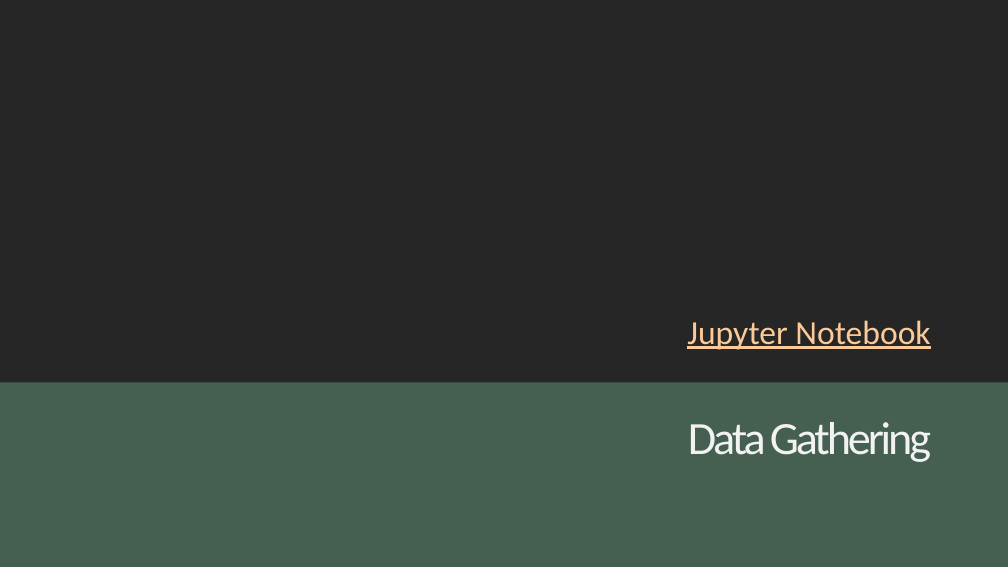
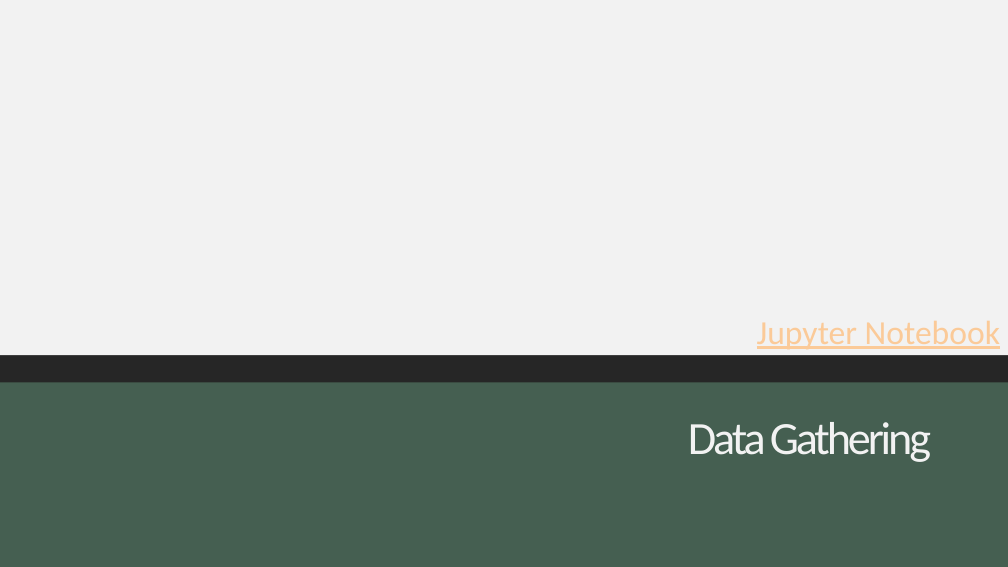
Before and after one commit to ashleighdevito/Cryptocurrency, a slide deck: slide 4 of Presentation/1_cryptocurrency_presentation.pptx. Drawn at 1008x567 pixels with LibreOffice and Linux fonts; fonts in the diff are those of the drawing. Boxes give left, top, right and bottom in pixels: in the first picture for what was removed or moved away, otherwise in the second. Text is boxed around its words. In the diff, an @@ line names an element or a change of style, - is before the commit and + after.

```diff
--- a/Presentation/1_cryptocurrency_presentation.pptx
+++ b/Presentation/1_cryptocurrency_presentation.pptx
@@ subtitle added at <box>0,0,1008,355</box>, fill #F2F2F2 @@
@@ subtitle removed at <box>687,320,930,350</box> @@
-Jupyter Notebook
```
Also in this commit, not shown: 11 other slides changed, 1 slide added, 16 other files.
